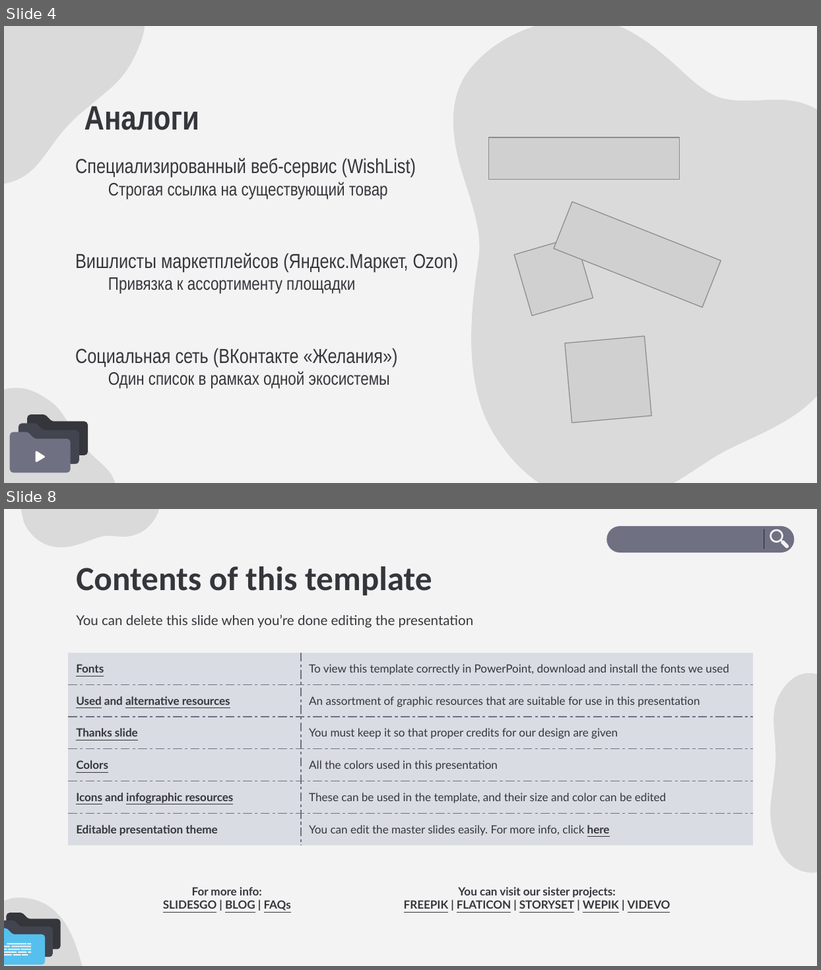
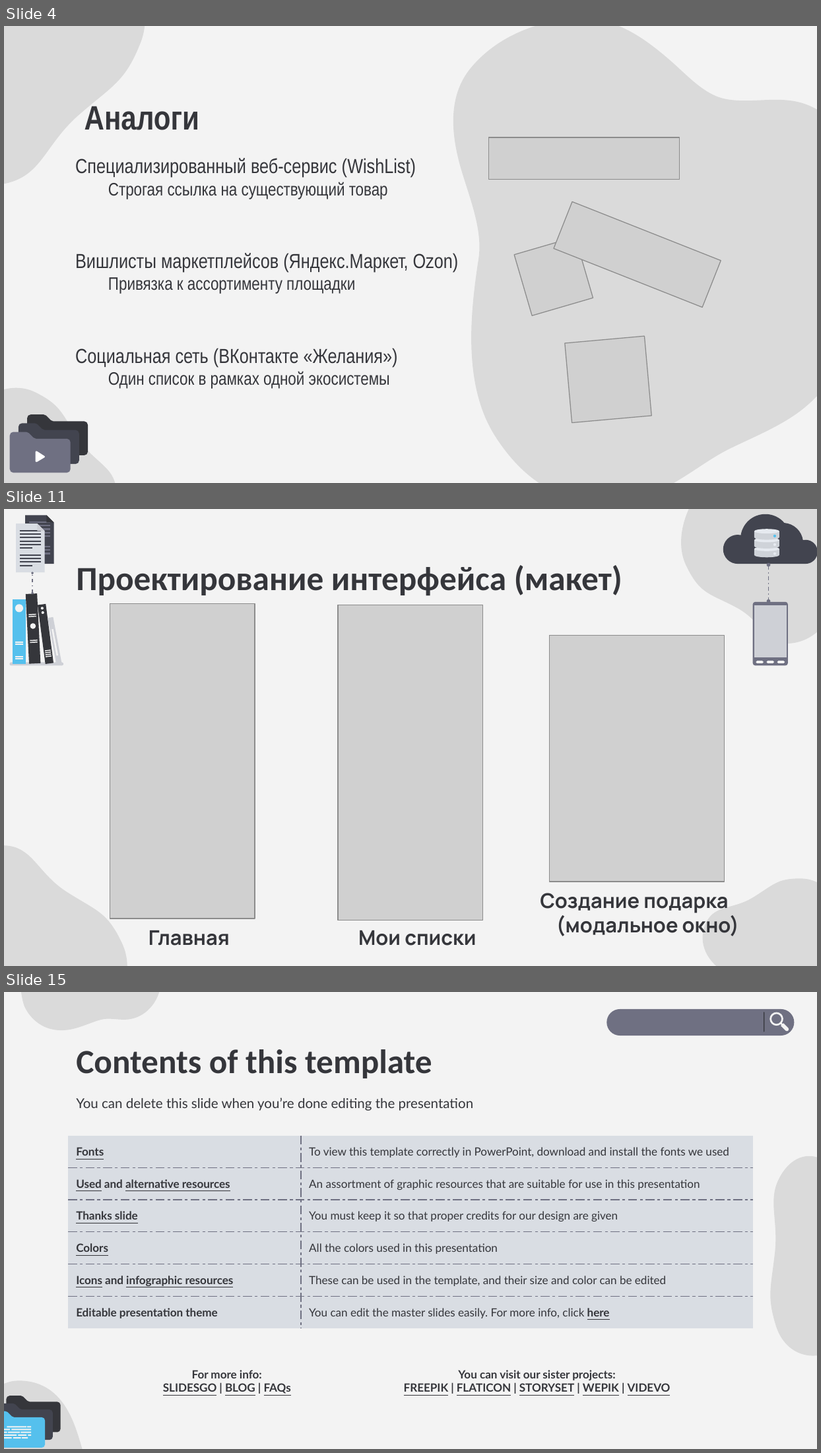
Before and after one commit to NNkGame/Diploma, a slide deck: Docs/Предзащита/Презентация Шарунов РД.pptx. Shown one above the other, each under a label of ours: slides 4 and 8 before the commit, slides 4, 11 and 15 after it; the slides between them are not shown. The pictures are 821x970 and 821x1453 pixels, drawn with LibreOffice and Linux fonts; fonts in the diff are those of the drawing; grey boxes stand for pictures. Boxes give left, top, right and bottom in pixels: in the first picture for what was removed or moved away, otherwise in the second. Text is boxed around its words. In the diff, an @@ line names an element or a change of style, - is before the commit and + after.

```diff
--- a/Docs/Предзащита/Презентация Шарунов РД.pptx
+++ b/Docs/Предзащита/Презентация Шарунов РД.pptx
@@ slide 11 added at (4,509,817,966), background #F3F3F3 @@
@@ group added at (16,516,54,572): 24 freeform shapes @@
@@ freeform shape added at (647,509,817,659), fill #000000 at 10% opacity @@
@@ title added at (76,565,622,596), 30 pt, text #35363B, bold @@
+Проектирование интерфейса (макет)
@@ freeform shape added at (768,564,771,566), fill #6F7082, outline #6F7082 0.75 pt @@
@@ freeform shape added at (768,565,769,601), fill #6F7082, outline #6F7082 0.86 pt dashed @@
@@ group added at (723,514,817,564): 10 freeform shapes @@
@@ freeform shape added at (32,572,33,574), fill #6F7082, outline #6F7082 0.75 pt @@
@@ freeform shape added at (32,573,33,593), fill #6F7082, outline #6F7082 0.86 pt dashed @@
@@ freeform shape added at (32,592,33,593), fill #6F7082, outline #6F7082 0.75 pt @@
@@ picture added at (110,603,254,919) @@
@@ picture added at (338,605,483,920) @@
@@ freeform shape added at (753,601,788,665), fill #6F7082 @@
@@ freeform shape added at (754,605,787,657), fill #CED0D6 @@
@@ freeform shape added at (768,600,771,603), fill #6F7082, outline #6F7082 0.75 pt @@
@@ group added at (13,593,62,664): 21 freeform shapes @@
@@ picture added at (550,636,725,882) @@
@@ freeform shape added at (10,663,63,666), fill #CED0D6 @@
@@ freeform shape added at (756,661,785,663), fill #F3F3F3 @@
@@ freeform shape added at (4,824,166,966), fill #000000 at 10% opacity @@
@@ freeform shape added at (686,850,817,966), fill #000000 at 10% opacity @@
@@ text added at (540,893,739,937), 18 pt, text #35363B, bold @@
+Создание подарка (модальное окно)
@@ subtitle added at (149,931,230,946), 18 pt, text #35363B, bold @@
+Главная
@@ text added at (358,931,476,946), 18 pt, text #35363B, bold @@
+Мои списки
@@ what was slide 8 is now slide 15 @@
```
Also in this commit, not shown: 6 other slides added, 35 other files.
